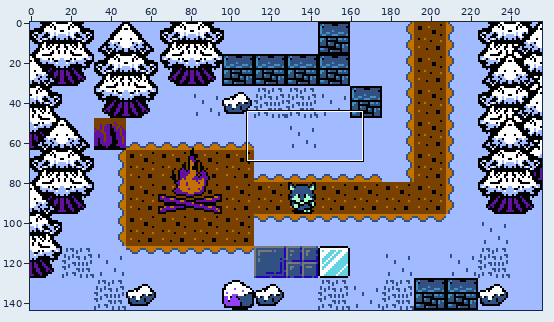
Pixel-art file, stored at mockup.aseprite. The picture above shows the old version from afar; the outline marks the close-up.
Close-up. Before:
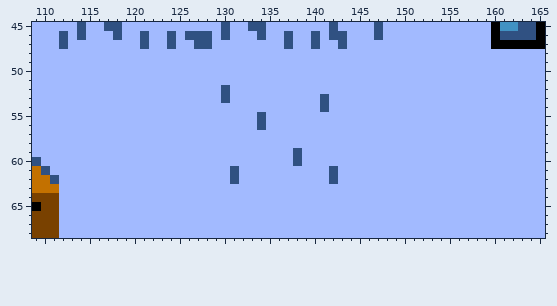
256x144 pixels, 1 frame. Shown: x 109..165, y 45..68.
The result:
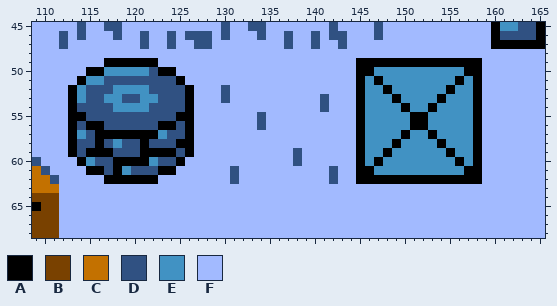
Palette (. is transparent): A #000000  B #794100  C #c37100  D #305182  E #4192c3  F #a2baff
The exact change:
Layer "obj":
Colour F becomes colour A in row 49 at x 117 to 122 and 145 to 158; in row 50 at x 115 to 116, 123 to 124, 145 to 146 and 157 to 158; in row 51 at x 114, 125, 145, 147, 156 and 158; in row 52 at x 113, 126, 145, 148, 155 and 158; in row 53 at x 113, 126, 145, 149, 154 and 158; in row 54 at x 113, 126, 145, 150, 153 and 158.
Colour F becomes colour A in row 55 at x 113 to 114, 125 to 126, 145, 151 to 152 and 158; in row 56 at x 113, 115 to 116, 123 to 124, 126, 145, 151 to 152 and 158; in row 57 at x 113, 116 to 122, 126, 145, 150, 153 and 158; in row 58 at x 113, 116, 121, 125 to 126, 145, 149, 154 and 158; in row 59 at x 113, 115 to 117, 121 to 124, 126, 145, 148, 155 and 158; in row 60 at x 114, 118 to 121, 125, 145, 147, 156 and 158.
Colour F becomes colour A in row 61 at x 115 to 116, 118, 123 to 124, 145 to 146 and 157 to 158; in row 62 at x 117 to 122 and 145 to 158.
Colour F becomes colour D in row 50 at x 122; in row 51 at x 117 to 124; in row 52 at x 115 to 117 and 122 to 125; in row 53 at x 115 to 116, 119 to 120 and 123 to 125; in row 54 at x 114 to 117 and 122 to 125; in row 55 at x 115 to 124.
Colour F becomes colour D in row 56 at x 114, 117 to 122 and 125; in row 57 at x 115 and 124 to 125; in row 58 at x 114 to 115, 117, 119 to 120 and 122 to 124; in row 59 at x 114, 118 to 120 and 125; in row 60 at x 116 to 117 and 123 to 124; in row 61 at x 117 and 120 to 122.
Colour F becomes colour E in row 50 at x 117 to 121 and 147 to 156; in row 51 at x 115 to 116, 146, 148 to 155 and 157; in row 52 at x 114, 118 to 121, 146 to 147, 149 to 154 and 156 to 157; in row 53 at x 114, 117 to 118, 121 to 122, 146 to 148, 150 to 153 and 155 to 157; in row 54 at x 118 to 121, 146 to 149, 151 to 152 and 154 to 157; in rows 55 to 56 at x 146 to 150 and 153 to 157.
Colour F becomes colour E in row 57 at x 114, 123, 146 to 149, 151 to 152 and 154 to 157; in row 58 at x 118, 146 to 148, 150 to 153 and 155 to 157; in row 59 at x 146 to 147, 149 to 154 and 156 to 157; in row 60 at x 115, 122, 146, 148 to 155 and 157; in row 61 at x 119 and 147 to 156.
